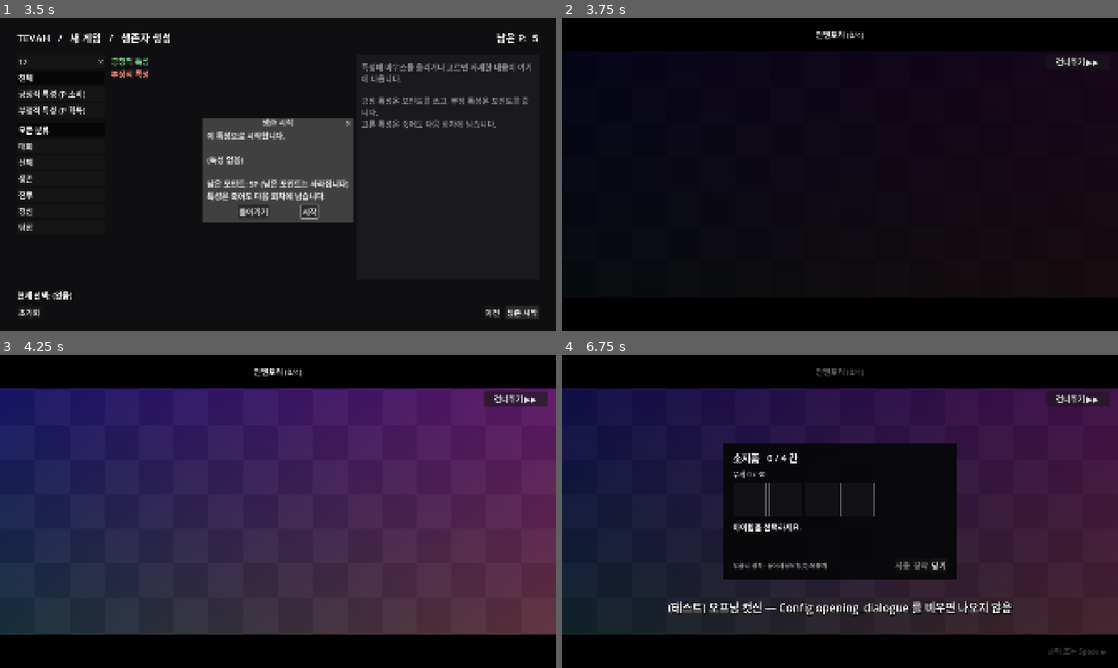
Above: before the commit, frames 1-4 (two rows, left to right).
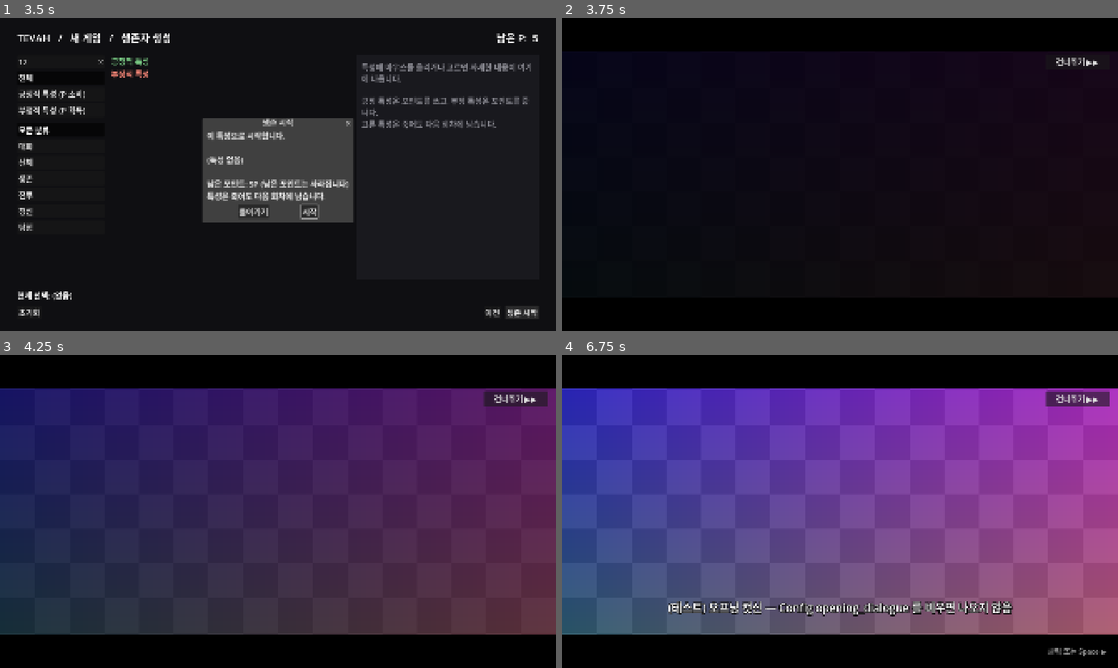
Above: after the commit, the same moments.

Repository: HomilBBANG/rt_Tevah
Game: Godot game, scene res://scenes/boot.tscn
Same seed, same stepped clock (60 frames per second), same inputs: the game is played once before the commit and once after it.
Inputs (mouse positions are in pixels of both pictures, inside the frame that each line leads up to):
- Up to frame 1 (3.5 s): click "새 게임" at 0.5 s; click (61, 61) at 1.27 s; type "12" at 1.35 s; click "생존 시작" at 2 s; click "생존 시작" at 2.75 s
- Up to frame 2 (3.75 s): click "시작" at 3.5 s
- Up to frame 3 (4.25 s): no input
- Up to frame 4 (6.75 s): tap Enter (ui_accept) at 4.25, 4.52 s; move the mouse to (962, 495) at 4.27 s; hold D (dodge_right) 4.28-5 s; hold Q (equipment) 4.28-5 s; click (962, 495) at 4.42 s; click "소지품 0/4 · 무게 0/30" at 5 s; click "타이틀로" at 5.75 s; click "인벤토리 (0/4)" (after the commit: "소지품 0/4 · 무게 0/30") at 6.5 s

Frame 1 is identical in both runs. In frame 2, 0.1% of the frame differs, in the area x 45-55%, y 4-7%; in frame 3, 0.1%; in frame 4, 77%, in the area x 0-100%, y 4-97%.

Commit message:
Logo cutscene: no skip button, no inventory button during cutscenes
Logo cutscenes hide the skip button (Esc still skips). Any dialogue hides
the inventory button once a direction card runs. Embedded dialogue
screens no longer call StoryRunner.launch() (logged a missing-episode error).

Co-Authored-By: Claude Opus 5.5 <noreply@anthropic.com>

Diff:
--- a/scenes/cutscene_player.gd
+++ b/scenes/cutscene_player.gd
@@ -37,6 +37,7 @@
 	var id: String = queue.pop_front()
 	ui = DialogueScene.instantiate()
 	ui.embedded = true
+	ui.skip_button = DataLoader.nodes[id].get("trigger", {}).get("when", "") != "logo"   # 로고는 버튼 없이 (Esc 로는 넘어감)
 	add_child(ui)
 	ui.get_node("Scene").color = Color.BLACK   # 검은 바탕 (필드 위 대화처럼 비치지 않게)
 	ui.get_node("%InventoryButton").visible = false
--- a/scenes/main_play.gd
+++ b/scenes/main_play.gd
@@ -32,6 +32,8 @@
 var over_combat := false
 ## 처음 보여줄 노드에서 몇 번째 페이지부터 볼지 (대화 에디터 미리보기)
 var start_page := 0
+## 컷신일 때 '건너뛰기' 버튼을 보일지 (로고는 false — 버튼 없이 Esc 로만 넘김)
+var skip_button := true
 
 var _pages: Array = []          # [{kind, text, speaker_id}]
 var _page_i := -1
@@ -151,7 +153,7 @@
 	if over_combat:
 		%InventoryButton.visible = false
 		$Scene.color.a = 0.35
-	else:
+	elif not embedded:   # 겹쳐 띄운 대화는 띄운 쪽이 start_dialogue() 를 부른다
 		StoryRunner.launch()
 
 
@@ -292,7 +294,8 @@
 func _on_direction(steps: Array) -> void:
 	directing = true
 	cutscene = true
-	skip_btn.visible = true
+	skip_btn.visible = skip_button
+	%InventoryButton.visible = false   # 컷신 중에는 소지품을 열지 않는다
 	_auto_left = -1.0
 	_type_label = null
 	_clear_choices()
